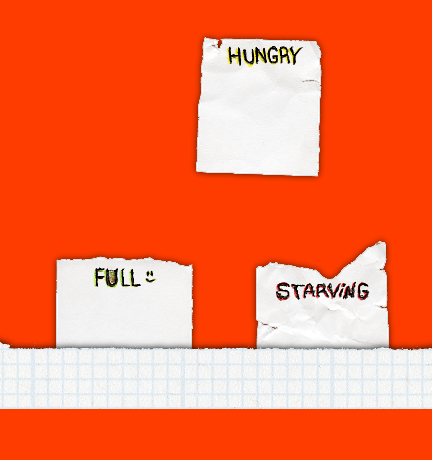
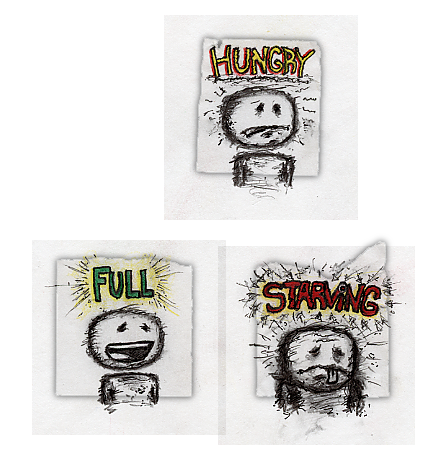
Two versions of the same layered image (432 x 460). Layer-by-layer changes:
added layer "Pasted Layer #7" (multiply) above "Pasted Layer #6" over (x1=218, y1=246, x2=415, y2=445)
added layer "Pasted Layer #6" (multiply) above "Pasted Layer #5" over (x1=164, y1=15, x2=358, y2=220)
added layer "Pasted Layer #5" (multiply) above "Pasted Layer #4" over (x1=32, y1=240, x2=226, y2=435)
hid "Pasted Layer #4" over (x1=269, y1=279, x2=379, y2=305)
hid "Pasted Layer #3" over (x1=221, y1=43, x2=310, y2=69)
hid "Pasted Layer #2" over (x1=87, y1=266, x2=160, y2=292)
hid "Pasted Layer #1" over (x1=0, y1=332, x2=432, y2=409)
hid "Layer" over (x1=0, y1=0, x2=432, y2=460)
